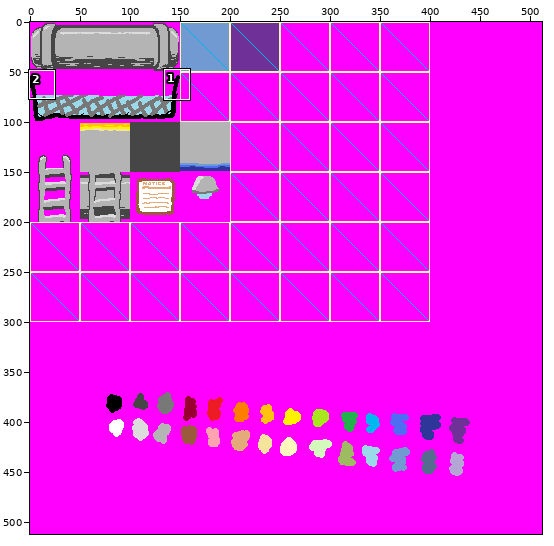
Two versions of one sprite sheet, factory_tiles.png. Above: a wide view before the commit, with the close-up outlined.
Close-up. As it was:
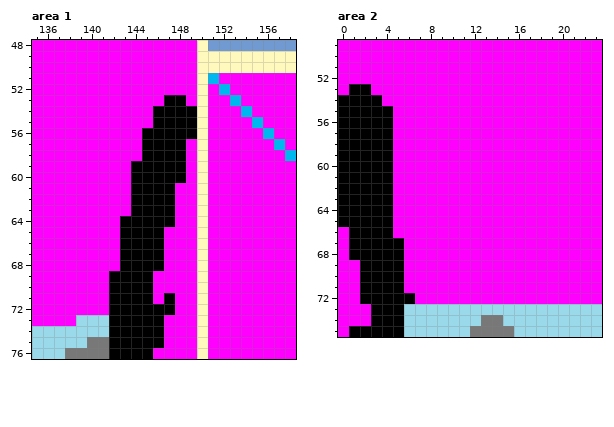
The file is 512x512 pixels. Shown: area 1: x 135..158, y 48..76; area 2: x 0..23, y 49..75. The commit also changed other parts of the picture, which this record leaves out.
After:
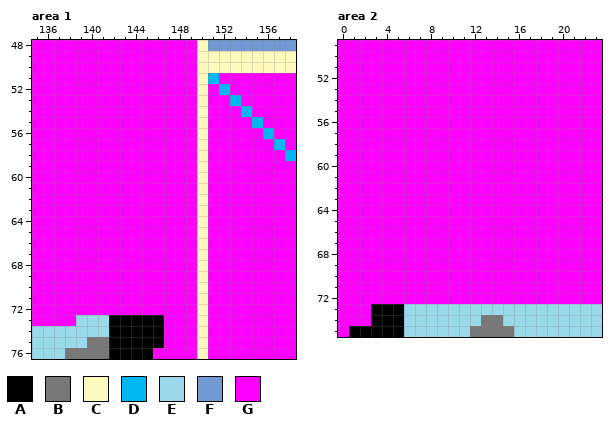
Palette (. is transparent): A #000000  B #787878  C #fff9bd  D #00b7ef  E #99d9ea  F #709ad1  G #ff00ff
What changed:
Area 1:
y 53: x 147..148 AA -> GG
y 54..55: x 146..149 AAAA -> GGGG
y 56: x 145..149 AAAAA -> GGGGG
y 57..58: x 145..148 AAAA -> GGGG
y 59..60: x 144..148 AAAAA -> GGGGG
y 61..63: x 144..147 AAAA -> GGGG
y 64: x 143..147 AAAAA -> GGGGG
y 65..68: x 143..146 AAAA -> GGGG
y 69..70: x 142..145 AAAA -> GGGG
y 71: x 142..145 AAAA -> GGGG; x 147 A -> G
y 72: x 142..147 AAAAAA -> GGGGGG
Area 2:
y 53: x 1..2 AA -> GG
y 54: x 0..3 AAAA -> GGGG
y 55..65: x 0..4 AAAAA -> GGGGG
y 66: x 1..4 AAAA -> GGGG
y 67..68: x 1..5 AAAAA -> GGGGG
y 69..71: x 2..5 AAAA -> GGGG
y 72: x 2..6 AAAAA -> GGGGG
Where, in picture pixels (left, top, right, bottom), the same in both close-ups:
changed: (109, 95, 197, 315)
changed: (338, 84, 415, 304)
